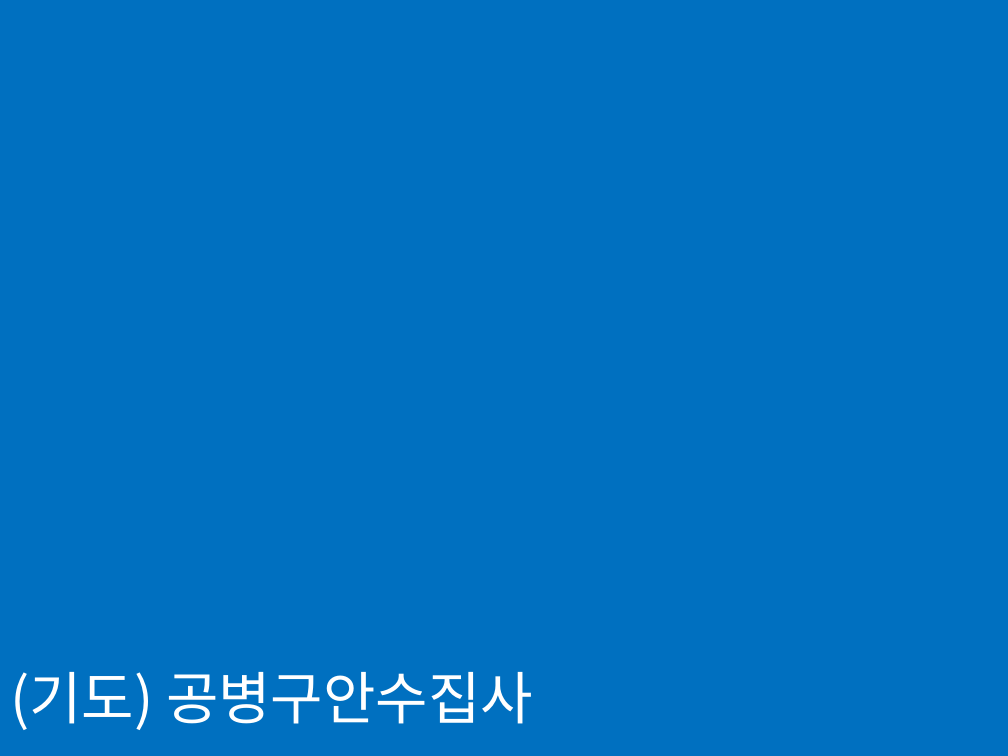
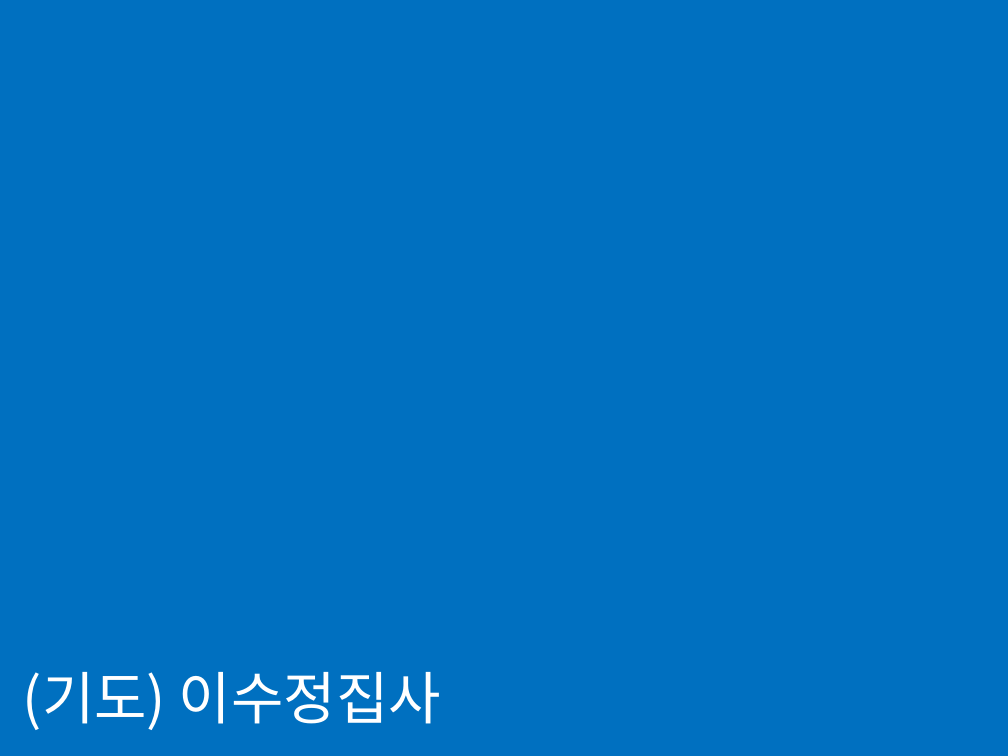
Before and after one commit to sumannam/osanskc, a slide deck: slide 9 of new-caption.pptx. Drawn at 1008x756 pixels with LibreOffice and Linux fonts; fonts in the diff are those of the drawing. Boxes give left, top, right and bottom in pixels: in the first picture for what was removed or moved away, otherwise in the second. Text is boxed around its words. In the diff, an @@ line names an element or a change of style, - is before the commit and + after.

```diff
--- a/new-caption.pptx
+++ b/new-caption.pptx
@@ text at [23,672,441,730]: text changed @@
-(기도) 공병구안수집사
+(기도) 이수정집사
```
Also in this commit, not shown: 7 other slides changed, 6 other files.
